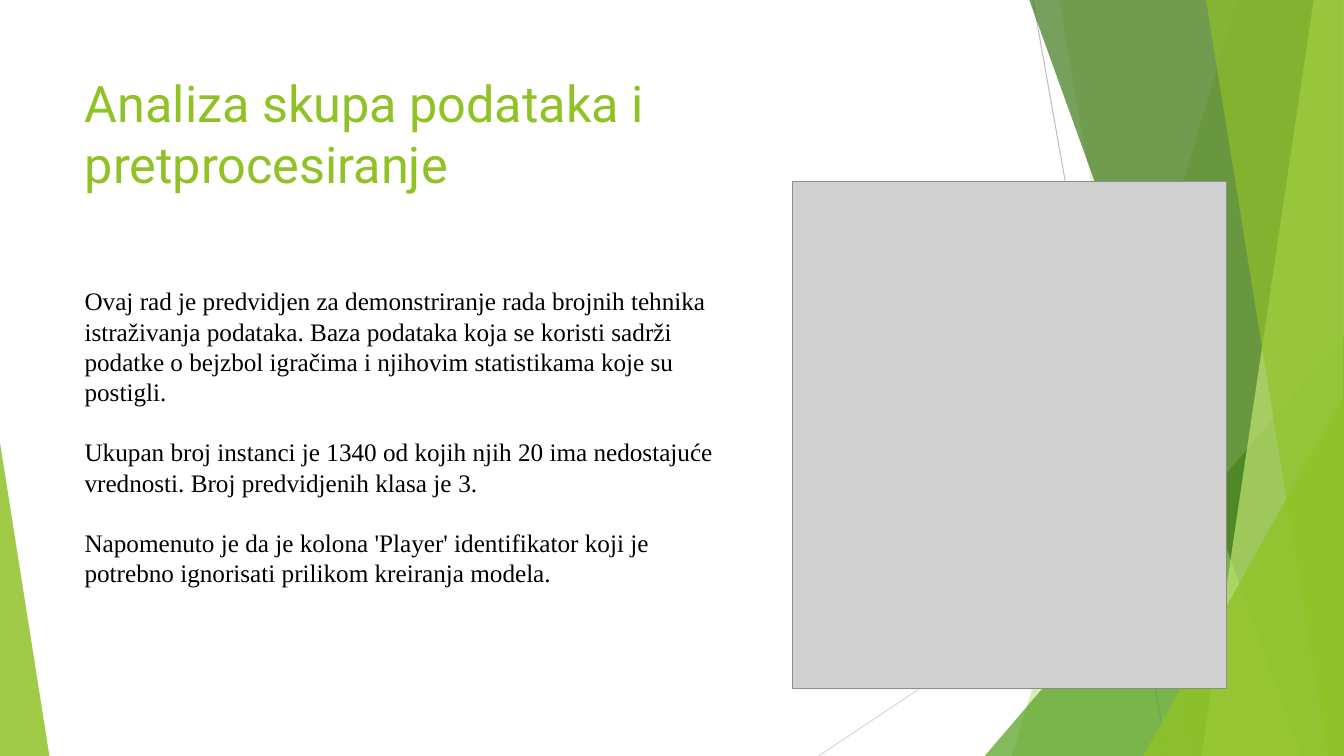
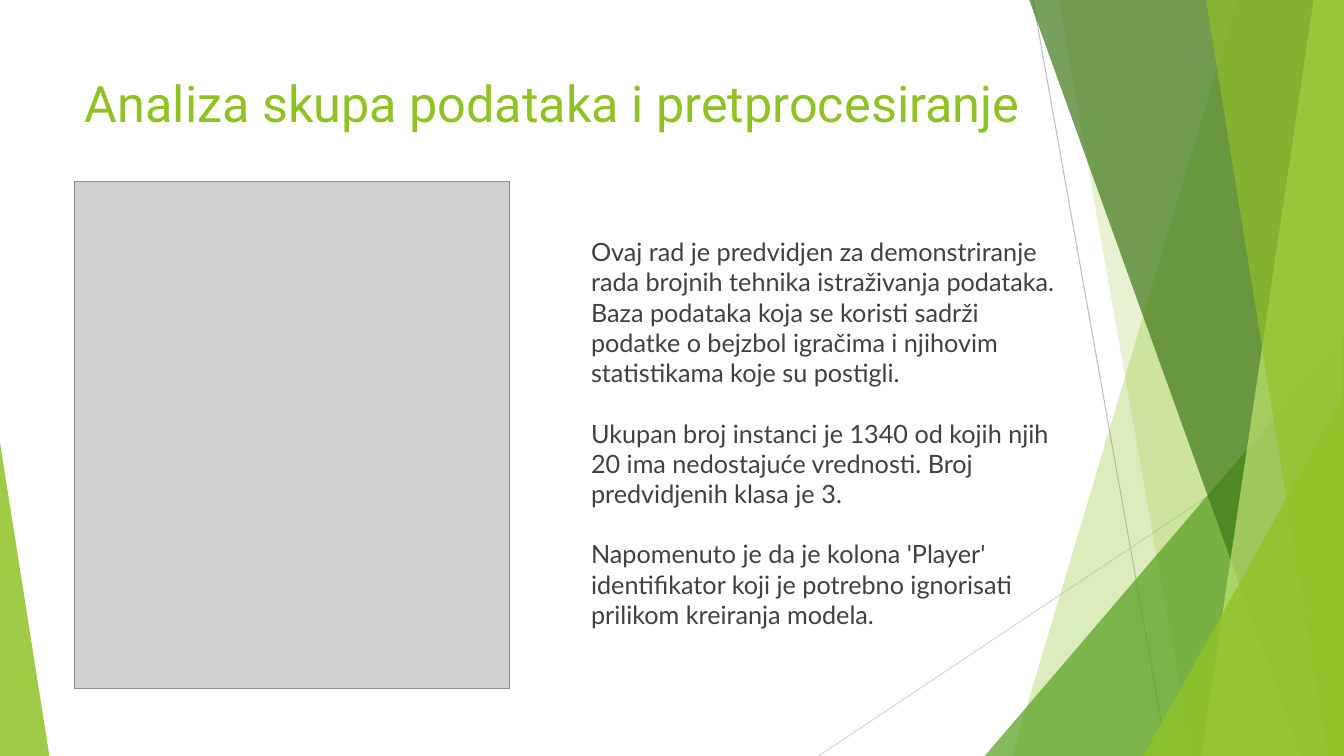
Before and after one commit to MATF-istrazivanje-podataka-1/2023_Data_Mining_Baseball_Dataset, a slide deck: slide 2 of presentation.pptx. Drawn at 1344x756 pixels with LibreOffice and Linux fonts; fonts in the diff are those of the drawing; grey boxes stand for pictures. Boxes give left, top, right and bottom in pixels: in the first picture for what was removed or moved away, otherwise in the second. Text is boxed around its words. In the diff, an @@ line names an element or a change of style, - is before the commit and + after.

```diff
--- a/presentation.pptx
+++ b/presentation.pptx
@@ title "Analiza skupa podataka i pretprocesiranje" rewrapped from box(85, 84, 644, 194) to box(85, 84, 1019, 133) @@
@@ picture: place and size @@
-picture at box(792, 181, 1227, 690)
+picture at box(75, 181, 509, 690)
@@ text "Ovaj rad je predvidjen za ...": place and size @@
-text "Ovaj rad je predvidjen za ..." at box(85, 292, 713, 588)
+text "Ovaj rad je predvidjen za ..." at box(591, 242, 1055, 629)
@@ text "Ovaj rad je predvidjen za ..." at box(591, 242, 1055, 629): font Times New Roman to Lato, text colour #000000 to #404040 @@
```
Also in this commit, not shown: 8 other slides changed, 3 slides added, 3 slides removed.
